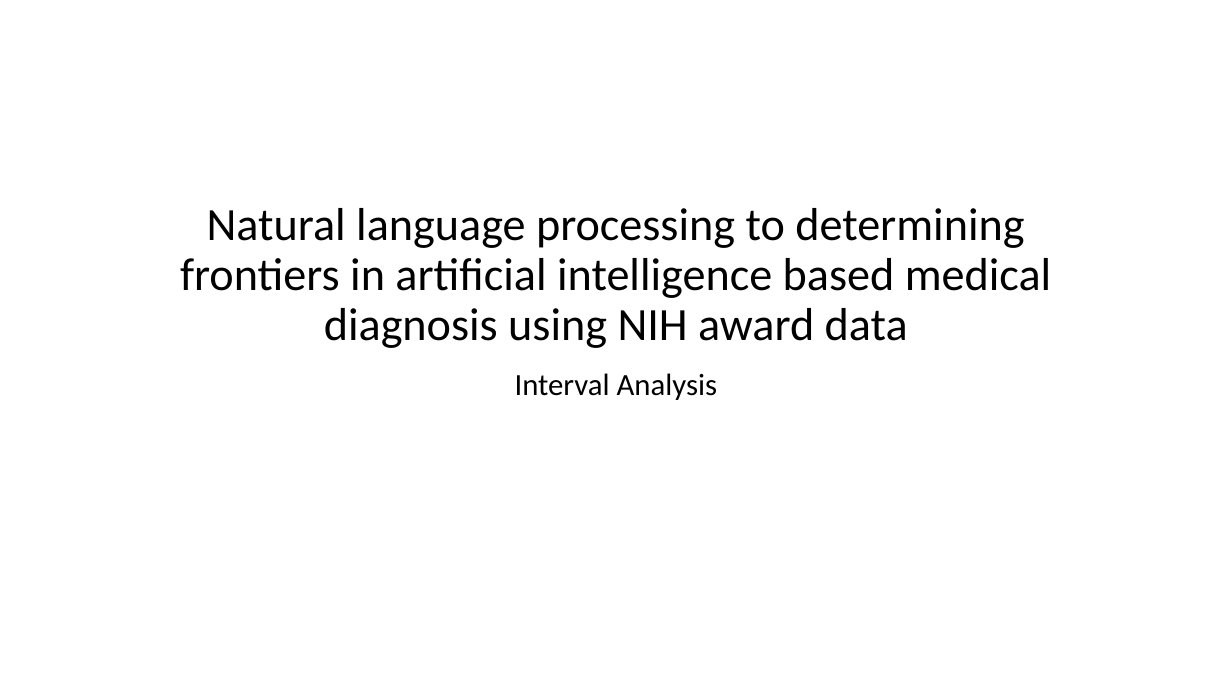
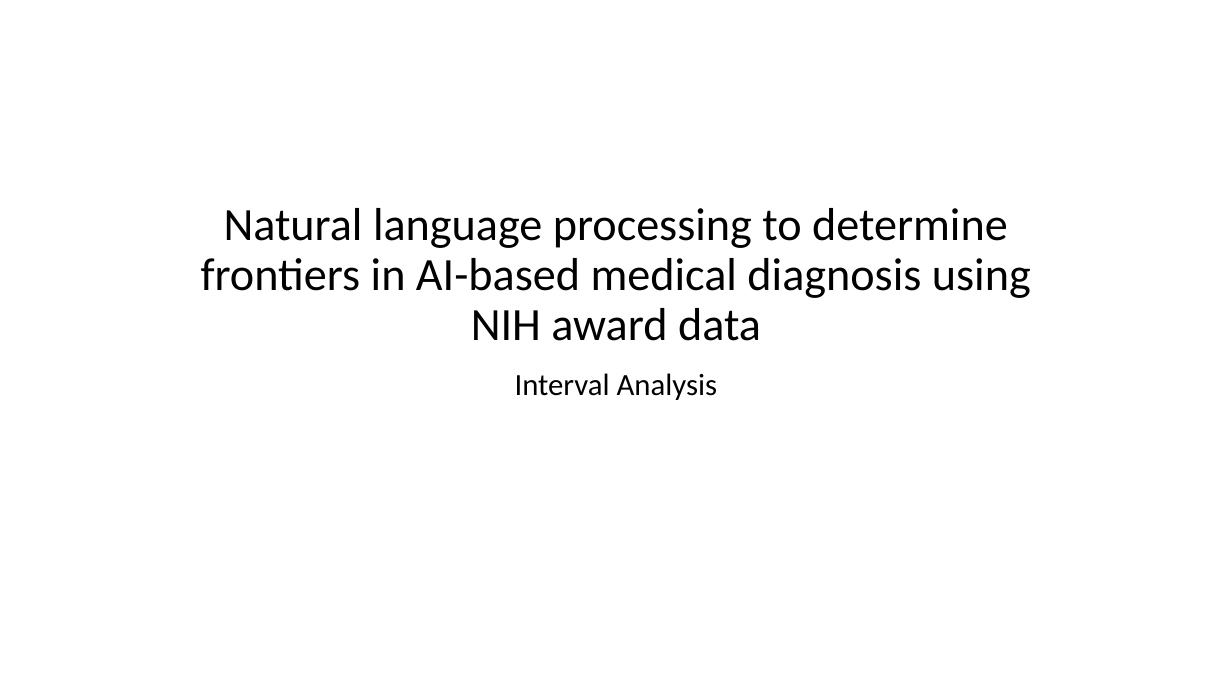
Before and after one commit to sopeeweje/NLP-AI-Diagnosis, a slide deck: slide 1 of interval analysis.pptx. Drawn at 1232x693 pixels with LibreOffice and Linux fonts; fonts in the diff are those of the drawing. Boxes give left, top, right and bottom in pixels: in the first picture for what was removed or moved away, otherwise in the second. Text is boxed around its words. In the diff, an @@ line names an element or a change of style, - is before the commit and + after.

```diff
--- a/interval analysis.pptx
+++ b/interval analysis.pptx
@@ title at bbox=[201, 208, 1031, 341]: text changed @@
-Natural language processing to determining frontiers in artificial intelligence based medical diagnosis using NIH award data
+Natural language processing to determine frontiers in AI-based medical diagnosis using NIH award data
```
Also in this commit, not shown: 2 other slides changed, 1 other file.
